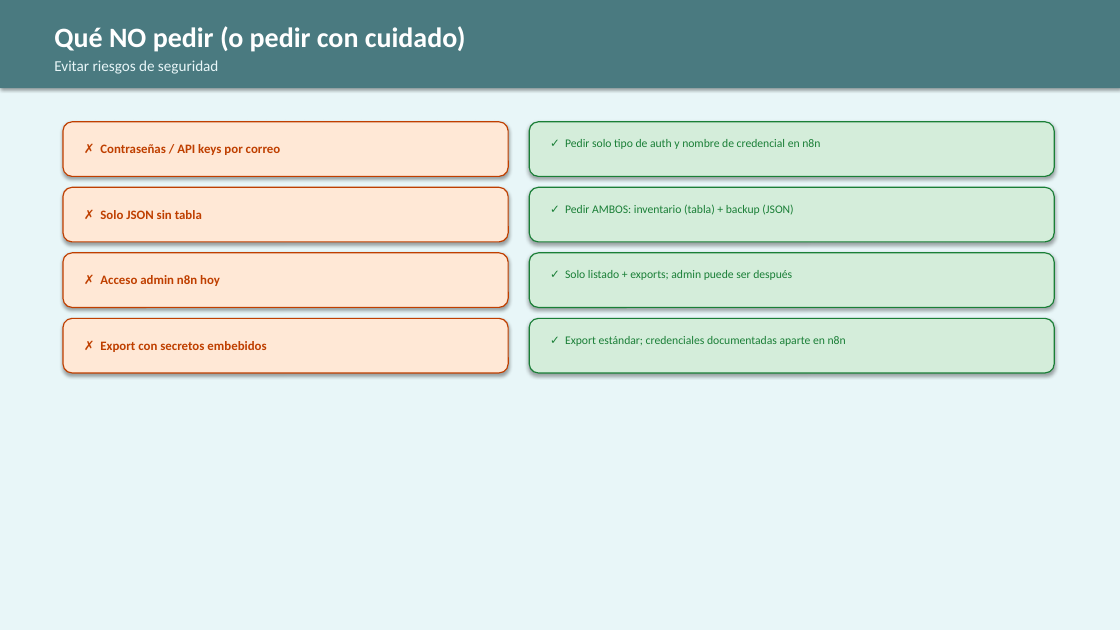
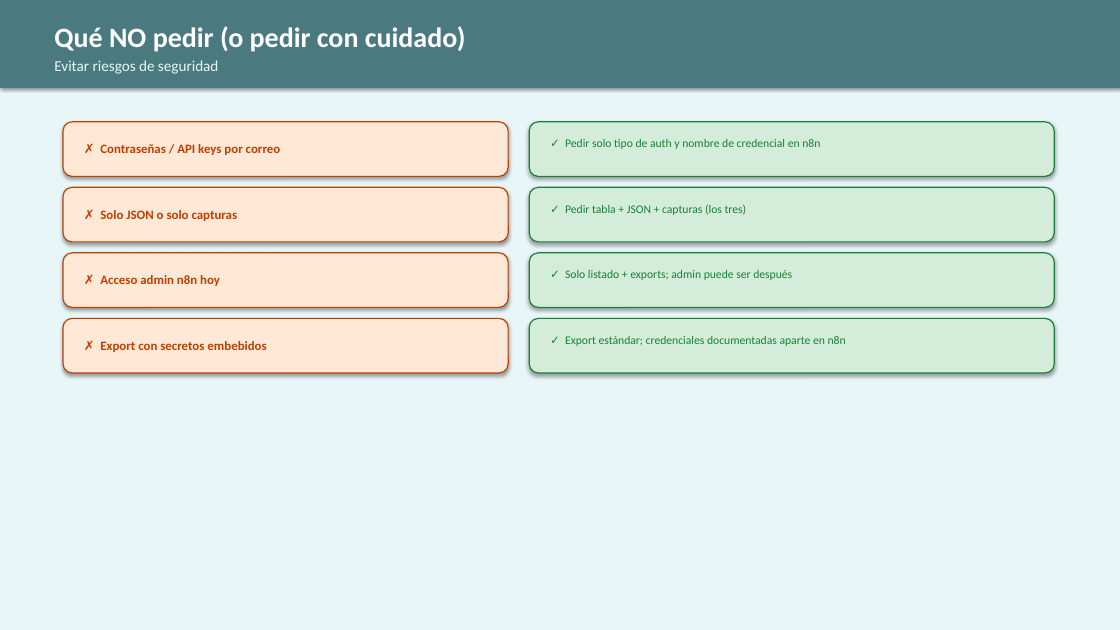
Before and after one commit to JosefaOgalde/organizacion, a slide deck: slide 15 of index/clientes/mkof/MOVA-GitHub-N8n-Checklist.pptx (slide 13 before the commit). Drawn at 1120x630 pixels with LibreOffice and Linux fonts; fonts in the diff are those of the drawing. Boxes give left, top, right and bottom in pixels: in the first picture for what was removed or moved away, otherwise in the second. Text is boxed around its words. In the diff, an @@ line names an element or a change of style, - is before the commit and + after.

```diff
--- a/index/clientes/mkof/MOVA-GitHub-N8n-Checklist.pptx
+++ b/index/clientes/mkof/MOVA-GitHub-N8n-Checklist.pptx
@@ text at [565,204,747,215]: text changed @@
-✓ Pedir AMBOS: inventario (tabla) + backup (JSON)
+✓ Pedir tabla + JSON + capturas (los tres)
@@ text at [100,210,238,221]: text changed @@
-✗ Solo JSON sin tabla
+✗ Solo JSON o solo capturas
```
Also in this commit, not shown: 7 other slides changed, 2 slides added, 13 other files.
